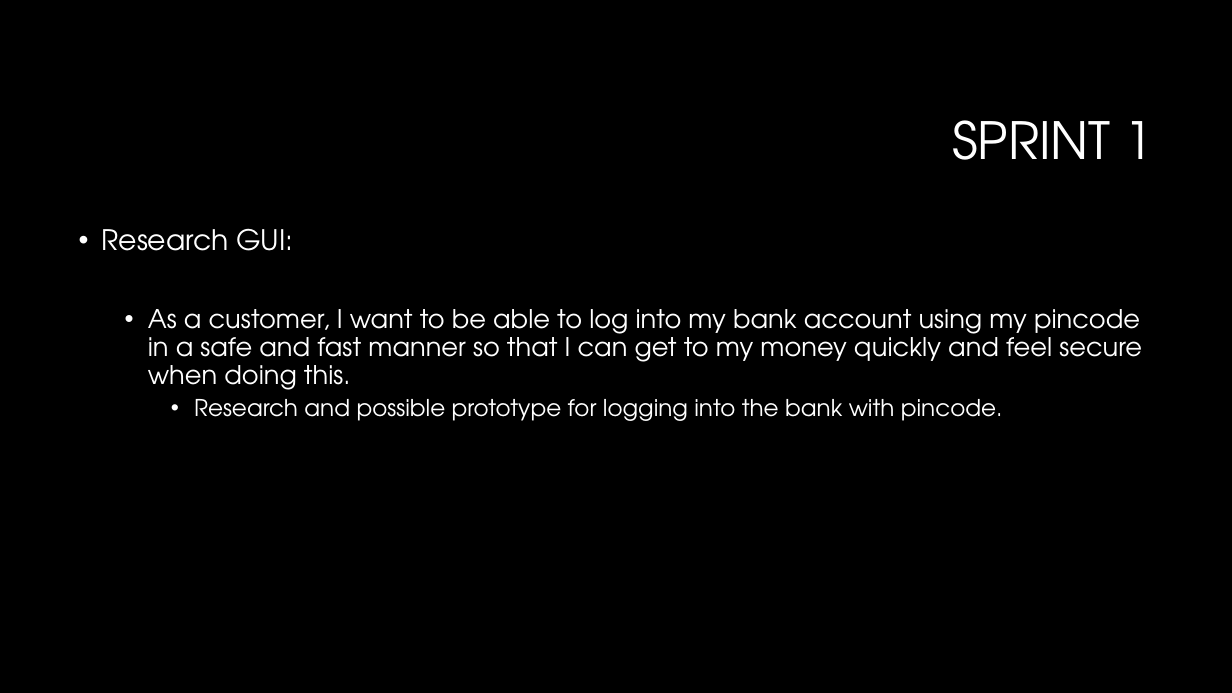
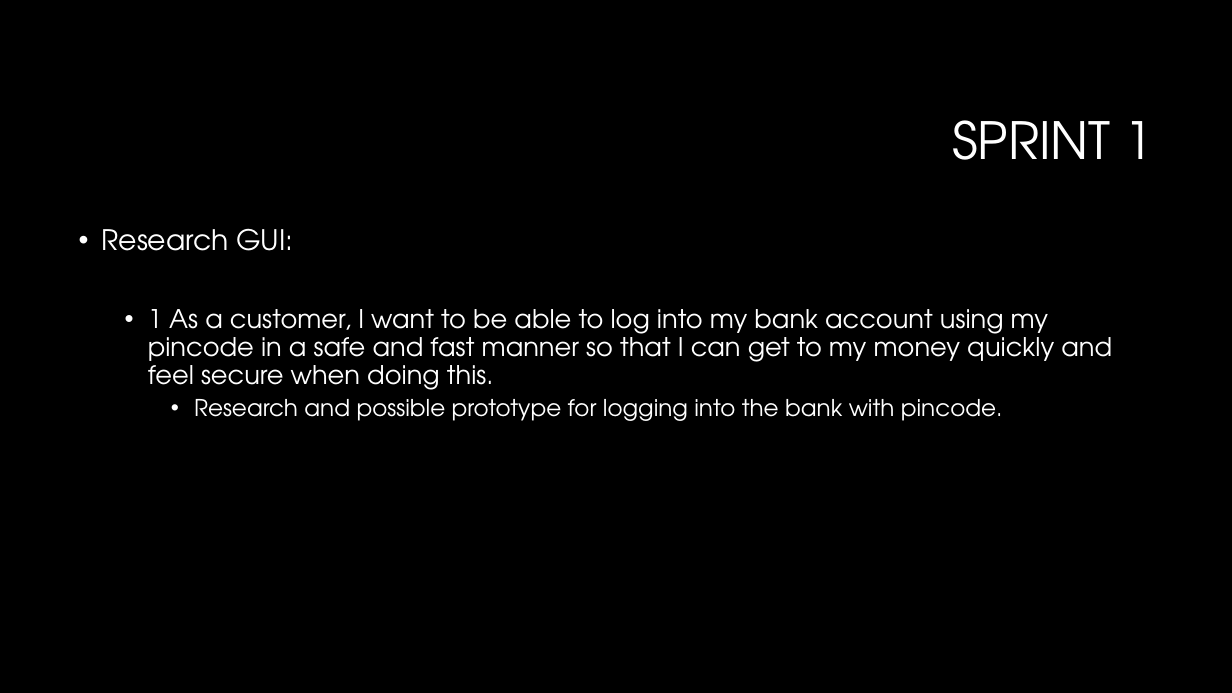
Before and after one commit to GitSloth/Project_Bank, a slide deck: slide 4 of Planning/PO Meeting 1.pptx. Drawn at 1232x693 pixels with LibreOffice and Linux fonts; fonts in the diff are those of the drawing; background and template pictures are left out. Boxes give left, top, right and bottom in pixels: in the first picture for what was removed or moved away, otherwise in the second. Text is boxed around its words. In the diff, an @@ line names an element or a change of style, - is before the commit and + after.

```diff
--- a/Planning/PO Meeting 1.pptx
+++ b/Planning/PO Meeting 1.pptx
@@ text at [148, 309, 1112, 390]: text changed @@
-  • As a customer, I want to be able to log into my bank account using my pincode in a safe and fast manner so that I can get to my money quickly and feel secure when doing this.
+  • 1 As a customer, I want to be able to log into my bank account using my pincode in a safe and fast manner so that I can get to my money quickly and feel secure when doing this.
```
Also in this commit, not shown: 1 other slide changed, 1 other file.
